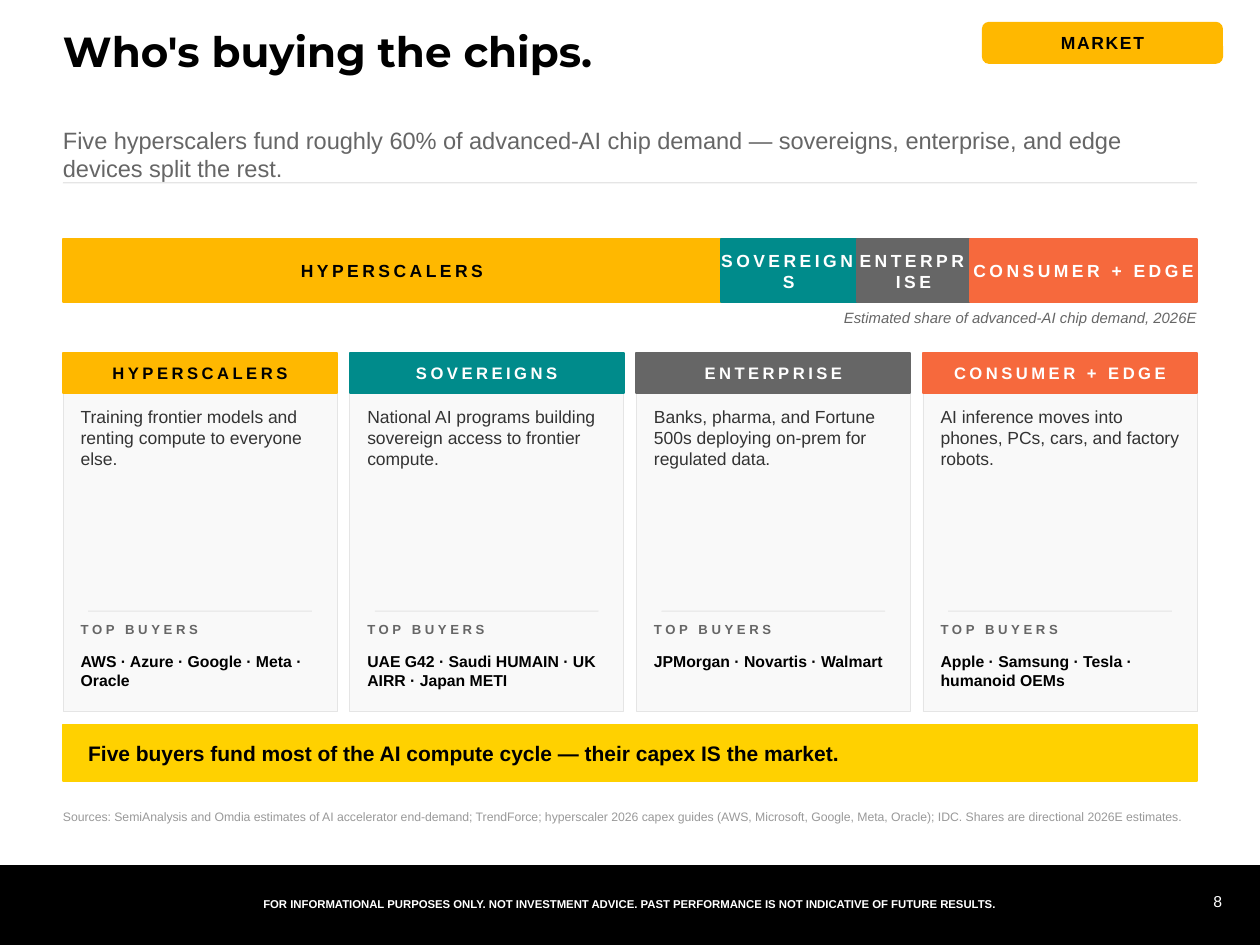
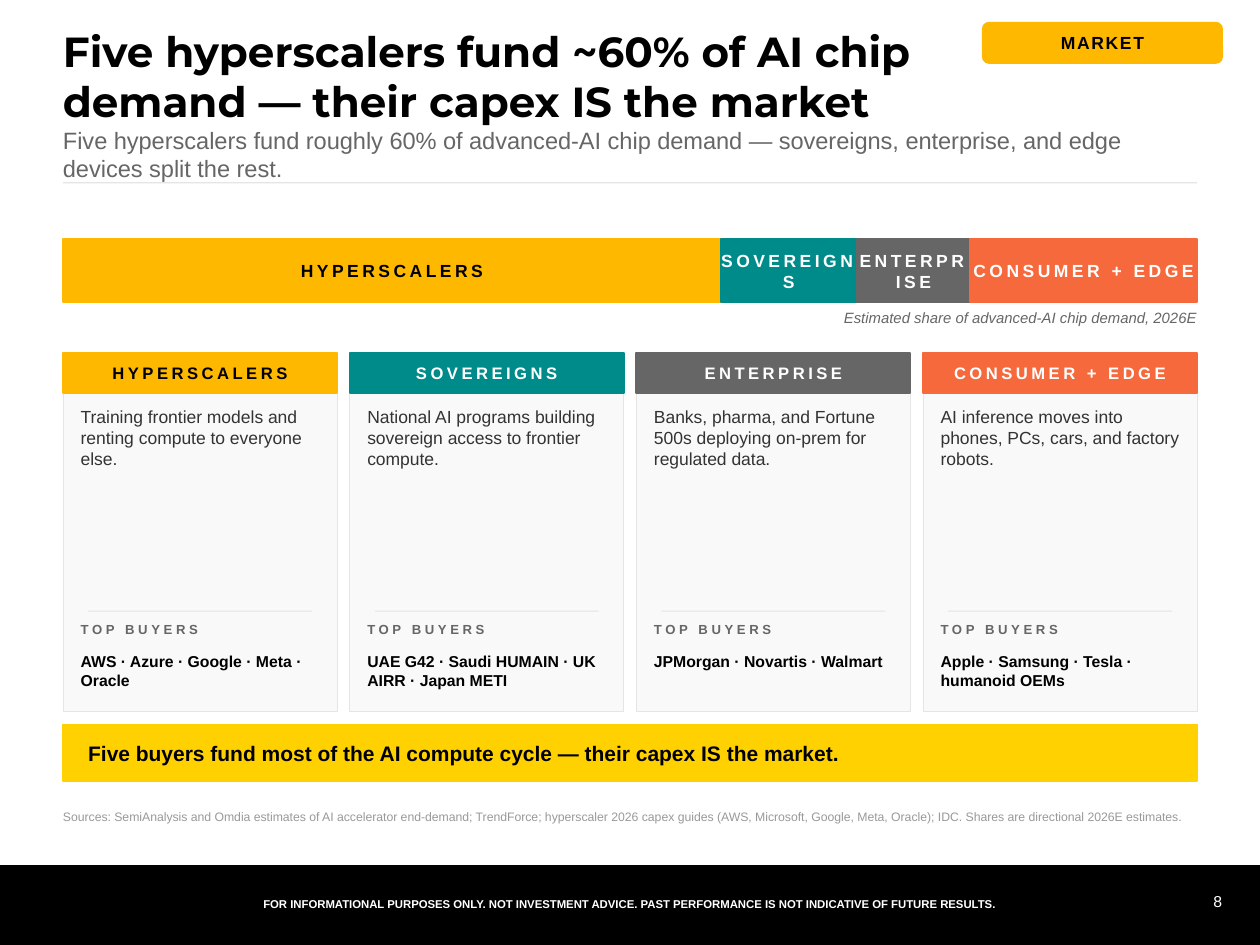
Before and after one commit to samuelcmcclellan-cell/ai-markets-deck, a slide deck: slide 8 of ai-markets-deck.pptx. Drawn at 1260x945 pixels with LibreOffice and Linux fonts; fonts in the diff are those of the drawing. Boxes give left, top, right and bottom in pixels: in the first picture for what was removed or moved away, otherwise in the second. Text is boxed around its words. In the diff, an @@ line names an element or a change of style, - is before the commit and + after.

```diff
--- a/ai-markets-deck.pptx
+++ b/ai-markets-deck.pptx
@@ text at (63, 34, 910, 125): text changed @@
-Who's buying the chips.
+Five hyperscalers fund ~60% of AI chip demand — their capex IS the market
```
Also in this commit, not shown: 17 other slides changed, 20 other files.
